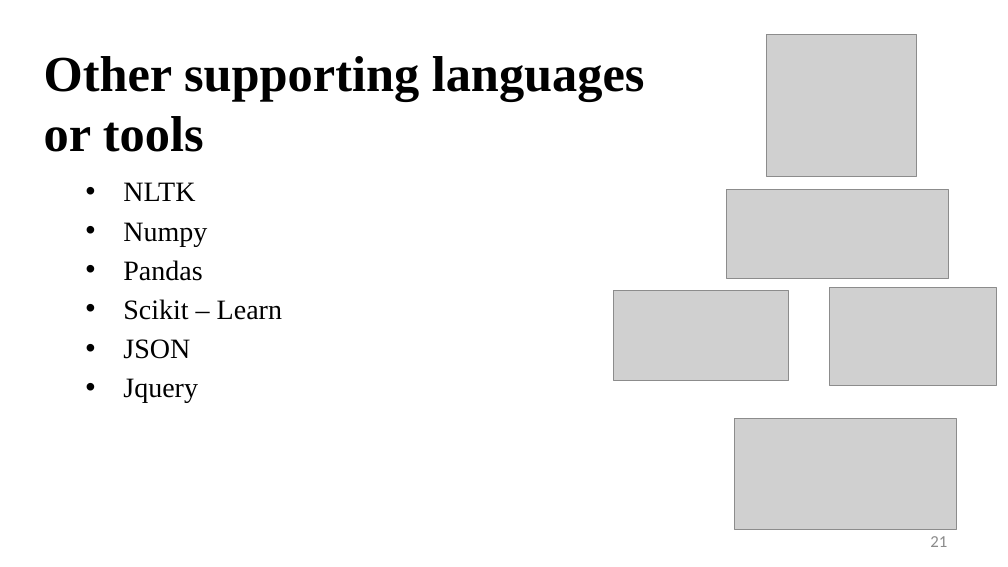
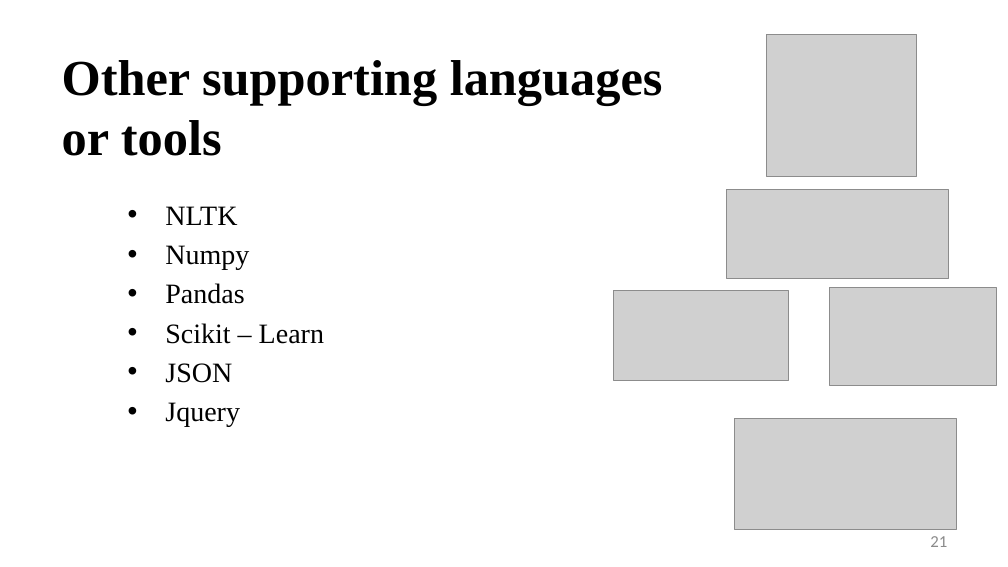
Before and after one commit to imakathuria/Examination-System-PPT, a slide deck: slide 21 of Git_Major.pptx. Drawn at 1008x567 pixels with LibreOffice and Linux fonts; fonts in the diff are those of the drawing; grey boxes stand for pictures. Boxes give left, top, right and bottom in pixels: in the first picture for what was removed or moved away, otherwise in the second. Text is boxed around its words. In the diff, an @@ line names an element or a change of style, - is before the commit and + after.

```diff
--- a/Git_Major.pptx
+++ b/Git_Major.pptx
@@ title "Other supporting languages or tools": place and size @@
-title "Other supporting languages or tools" at (44, 56, 645, 152)
+title "Other supporting languages or tools" at (62, 60, 663, 156)
@@ text "NLTK": place and size @@
-text "NLTK" at (123, 182, 282, 403)
+text "NLTK" at (165, 206, 324, 427)
```
Also in this commit, not shown: 5 other slides changed.
